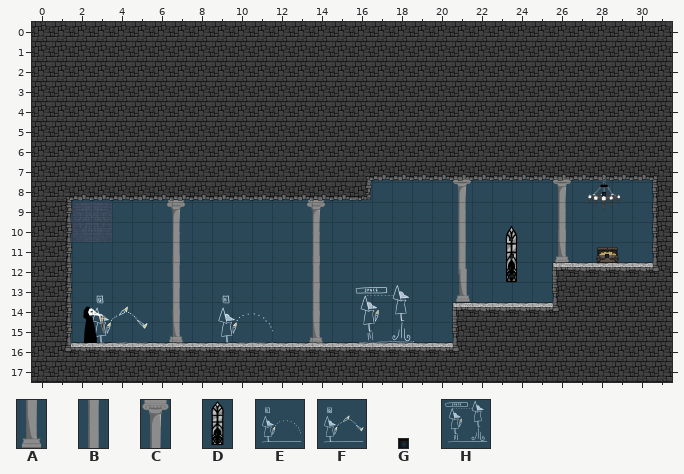
A Tiled map (JSON) gets an edit: Physics/Physics/assets/throw_intro.tmj. Above is the file before it was changed.
Cells are 300x300 px. Shown: x 0..31, y 0..17.
Key: from "backgroundAssets": A 1 "colB", B 2 "colM", C 3 "colT", D 4 "window", E 8 "tParabola", F 9 "tThrow", G 10 "light", H 11 "tMoreJump".
Objects are placed by their top-left corner, in cells (3,4 is the top-left corner of cell 3,4); size is 1x1 cell unless given.
Layers that did not change in this view are not listed.
Objects on layer "Background" before:
C "colT" at 26,7.8 size 1x1.7
C "colT" at 21,7.8 size 1x1.7
C "colT" at 6.7,8.9 size 1x1.7
C "colT" at 13.7,8.9 size 1x1.7
B "colM" at 26,9.4 size 1x1.7
B "colM" at 21,9.4 size 1x1.7
A "colB" at 26,10.4 size 1x1.7
B "colM" at 6.7,10.5 size 1x1.7
B "colM" at 13.7,10.5 size 1x1.7
B "colM" at 21,11 size 1x1.7
D "window" at 23.3,10.1 size 1.4x3.1
B "colM" at 6.7,11.7 size 1x1.7
B "colM" at 13.7,11.7 size 1x1.7
A "colB" at 21,12.4 size 1x1.7
B "colM" at 6.7,13 size 1x1.7
B "colM" at 13.7,13 size 1x1.7
A "colB" at 6.7,14.4 size 1x1.7
A "colB" at 13.7,14.4 size 1x1.7
H "tMoreJump" at 16,13.1 size 3.3x3.3
E "tParabola" at 8.9,13.2 size 3.3x3.3
F "tThrow" at 2.6,13.2 size 3.3x3.3
Objects on layer "Action Entities" before:
G "light" at 28.5,8.5 size 0.2x0.2
G "light" at 23.9,10.8 size 0.2x0.2
G "light" at 23.9,11.6 size 0.2x0.2
G "light" at 28.7,11.6 size 0.2x0.2
G "light" at 23.9,12.6 size 0.2x0.2
Once edited:
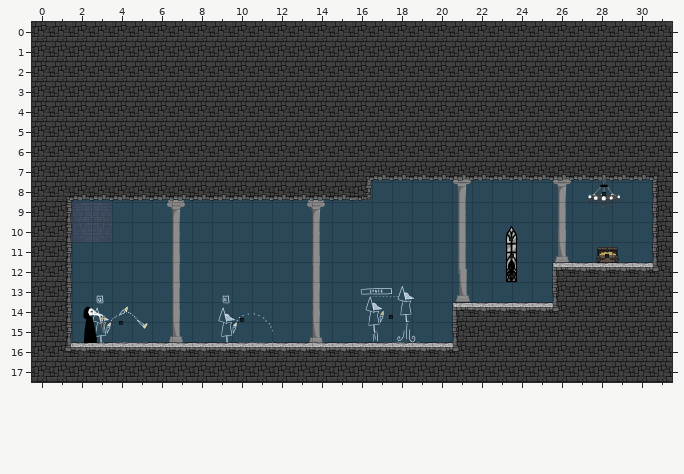
The edit:
{"where": "layer \"Background\""}
{"now": "H \"tMoreJump\" at 16.2,13.2 size 3.3x3.3"}
{"was": "H \"tMoreJump\" at 16,13.1 size 3.3x3.3"}
{"where": "layer \"Action Entities\""}
{"now": "G \"light\" at 17.9,14.7 size 0.2x0.2"}
{"now": "G \"light\" at 10.4,14.8 size 0.2x0.2"}
{"now": "G \"light\" at 4.4,14.9 size 0.2x0.2"}
{"label":"changed","picture_box":[355,285,419,343]}
{"label":"added","picture_box":[240,318,244,322]}
{"label":"added","picture_box":[119,321,123,325]}
